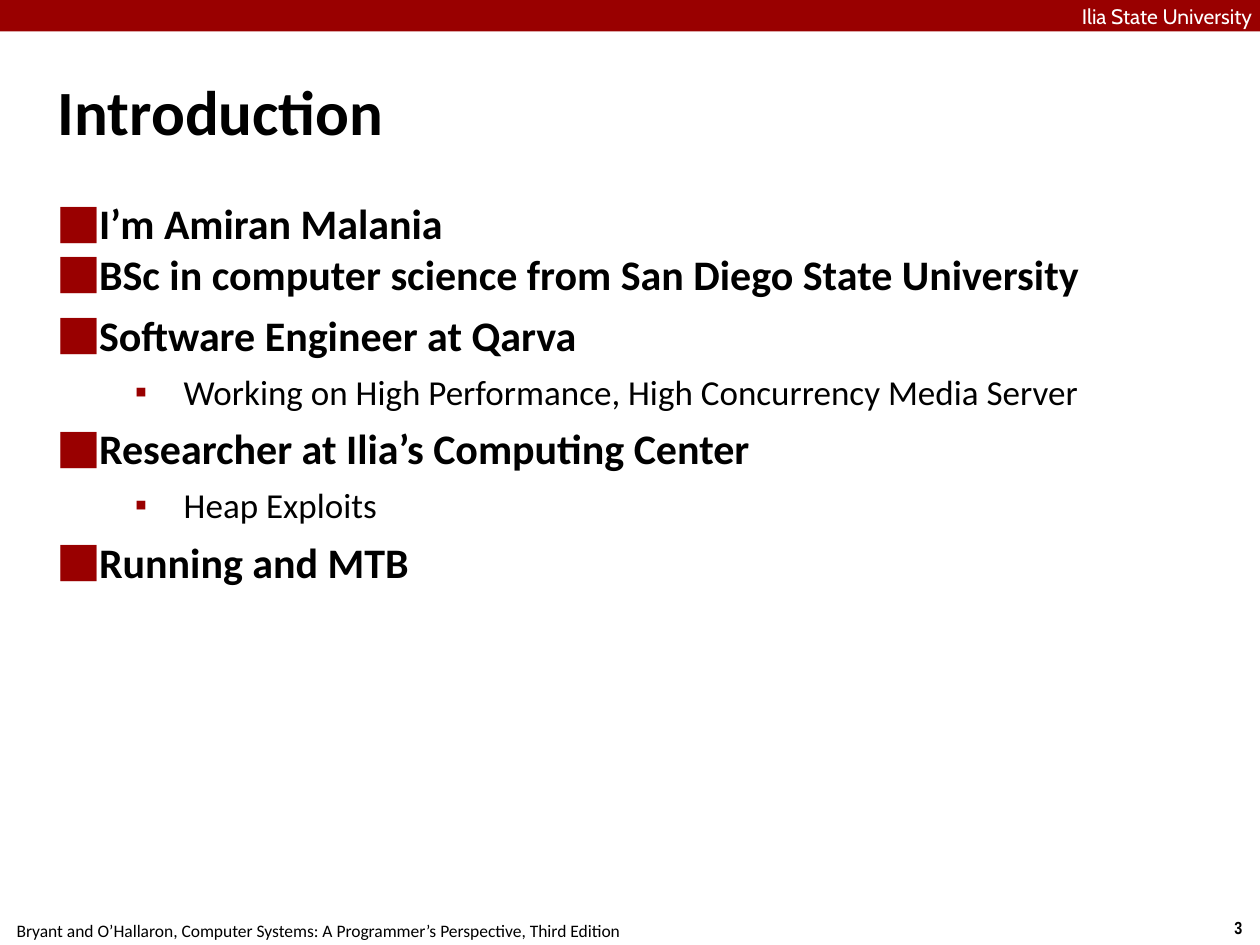
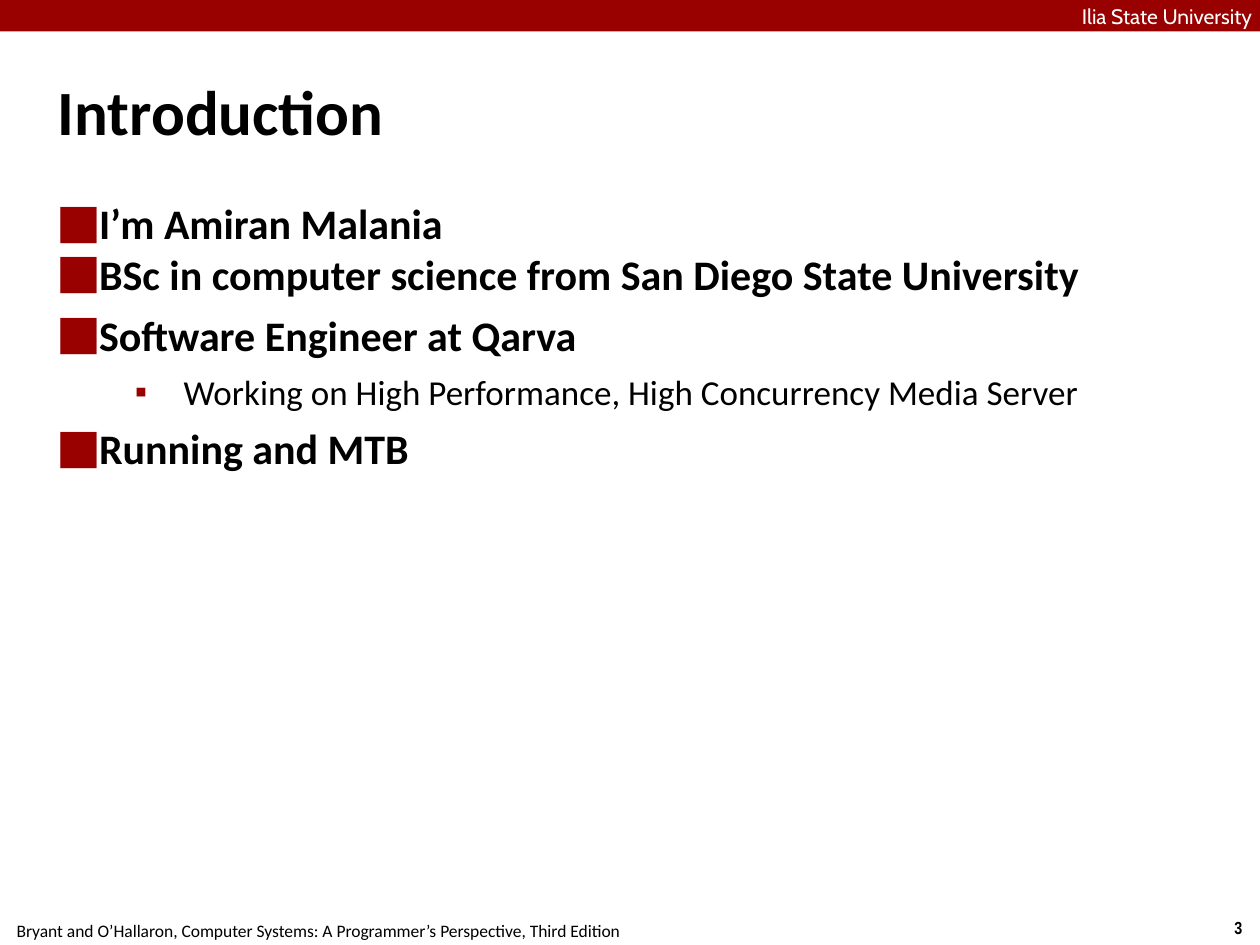
Before and after one commit to abstraction-builder/Fall2022, a slide deck: slide 3 of weekly-material/Week1/Lec1/01-overview.pptx. Drawn at 1260x945 pixels with LibreOffice and Linux fonts; fonts in the diff are those of the drawing. Boxes give left, top, right and bottom in pixels: in the first picture for what was removed or moved away, otherwise in the second. Text is boxed around its words. In the diff, an @@ line names an element or a change of style, - is before the commit and + after.

```diff
--- a/weekly-material/Week1/Lec1/01-overview.pptx
+++ b/weekly-material/Week1/Lec1/01-overview.pptx
@@ text at [99, 433, 750, 524]: paragraphs removed @@
-⬛ Researcher at Ilia’s Computing Center
-  ▪ Heap Exploits
```
Also in this commit, not shown: 2 other slides changed.
